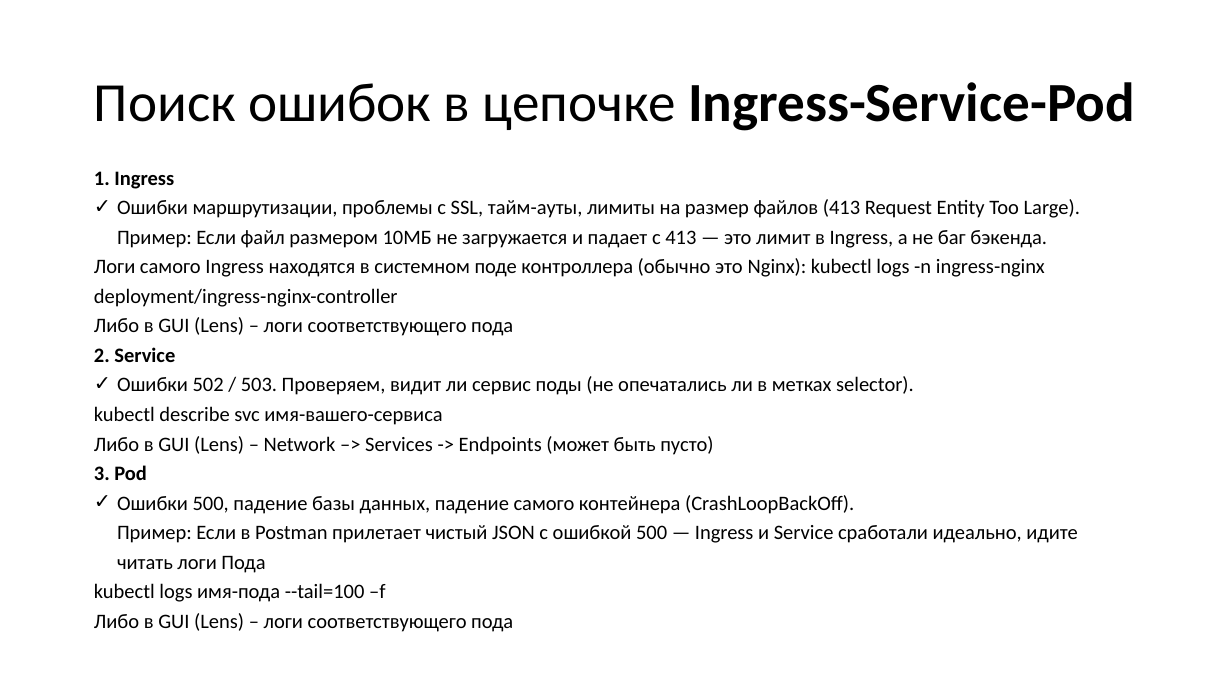
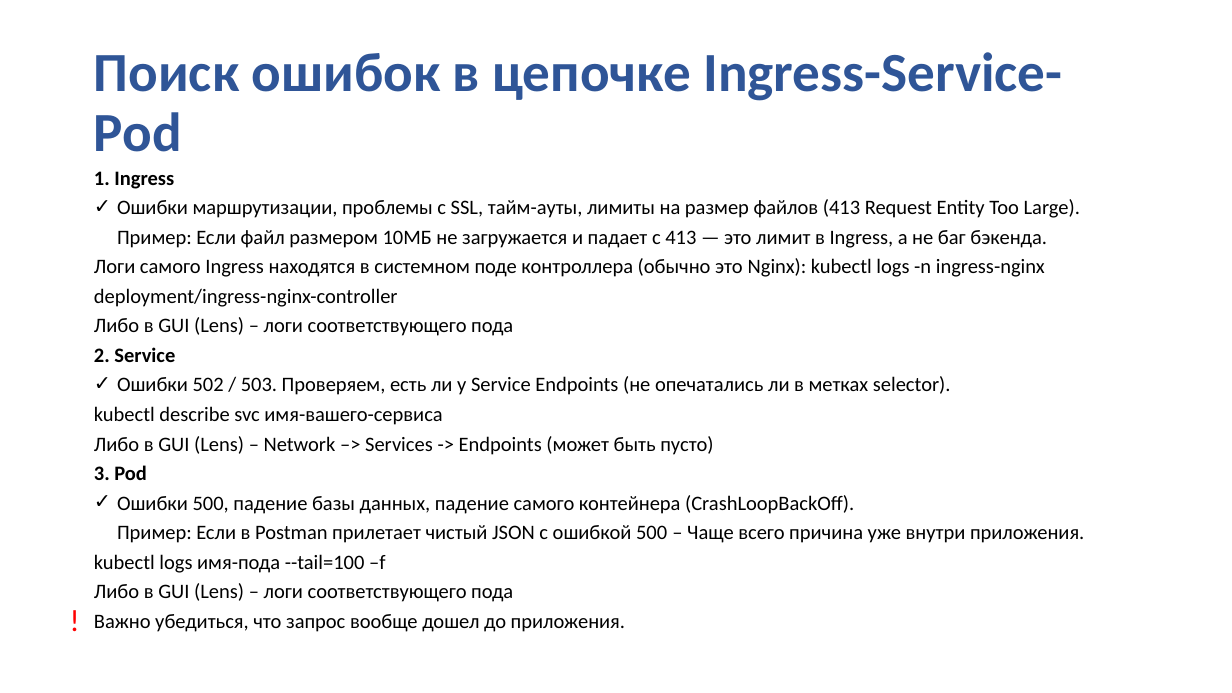
Before and after one commit to SobinaAA/K8S, a slide deck: slide 20 of slides/K8s.pptx. Drawn at 1232x693 pixels with LibreOffice and Linux fonts; fonts in the diff are those of the drawing; background and template pictures are left out. Boxes give left, top, right and bottom in pixels: in the first picture for what was removed or moved away, otherwise in the second. Text is boxed around its words. In the diff, an @@ line names an element or a change of style, - is before the commit and + after.

```diff
--- a/slides/K8s.pptx
+++ b/slides/K8s.pptx
@@ title "Поиск ошибок в цепочке Ingress-Service-Pod" at [94, 52, 1063, 152]: text colour #000000 to #2F5597; bold on in "Поиск ошибок в цепочке" @@
@@ text at [117, 376, 951, 395]: text changed @@
-✓ Ошибки 502 / 503. Проверяем, видит ли сервис поды (не опечатались ли в метках selector).
+✓ Ошибки 502 / 503. Проверяем, есть ли у Service Endpoints (не опечатались ли в метках selector).
@@ text at [117, 495, 1084, 543]: text changed @@
-✓ Ошибки 500, падение базы данных, падение самого контейнера (CrashLoopBackOff).
-  Пример: Если в Postman прилетает чистый JSON с ошибкой 500 — Ingress и Service сработали идеально, идите читать логи Пода
+✓ Ошибки 500, падение базы данных, падение самого контейнера (CrashLoopBackOff).
+  Пример: Если в Postman прилетает чистый JSON с ошибкой 500 – Чаще всего причина уже внутри приложения.
@@ text added at [61, 596, 85, 642], 24 pt, text #FF0000 @@
+!
@@ text at [94, 614, 625, 632]: paragraph added @@
+Важно убедиться, что запрос вообще дошел до приложения.
```
Also in this commit, not shown: 24 other slides changed, 1 other file.
